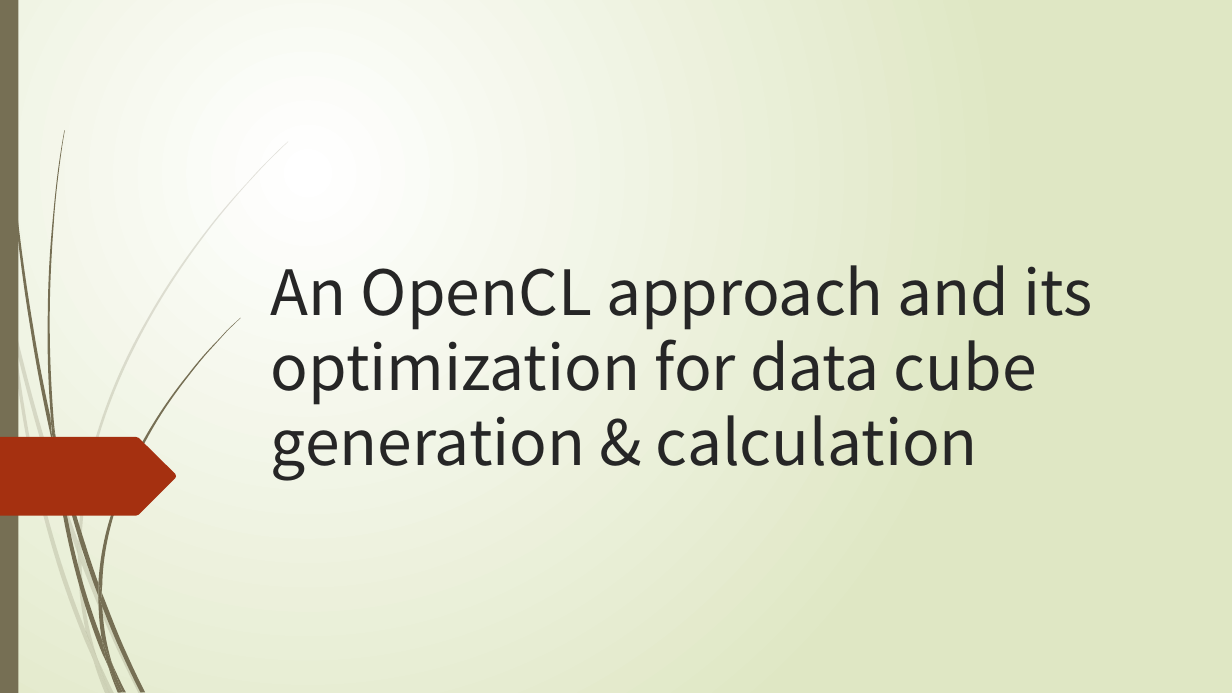
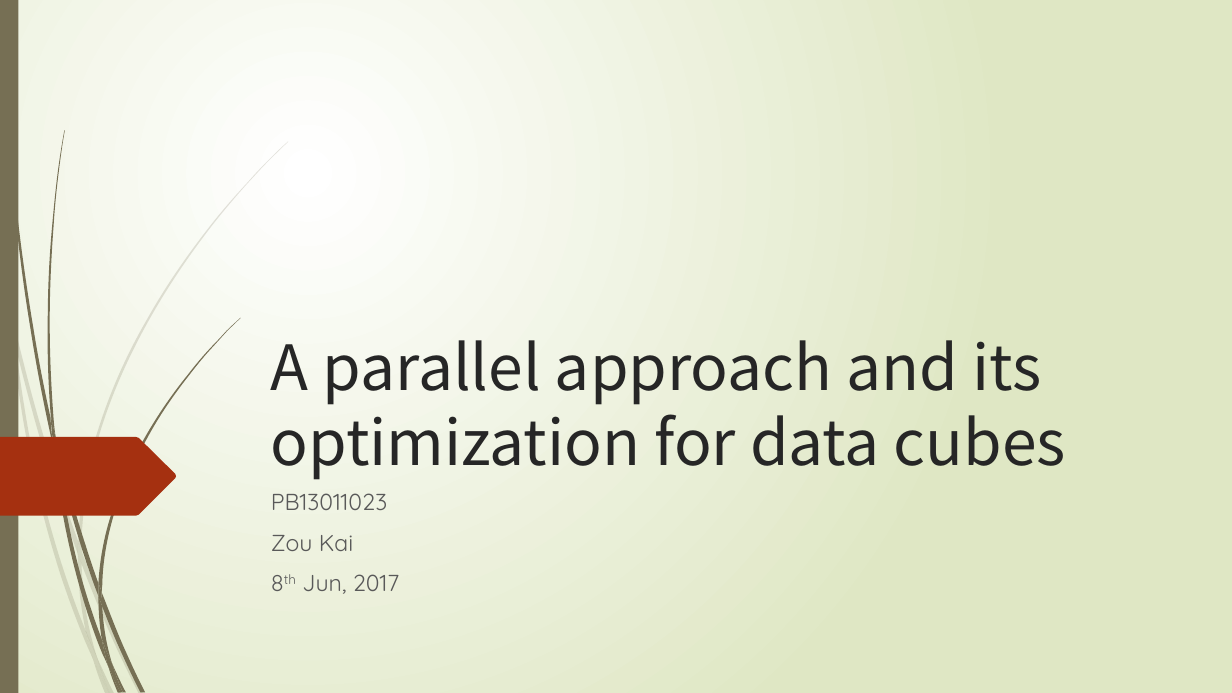
Before and after one commit to thoh-testarossa/Mirage-docs, a slide deck: slide 1 of thoh/gradurate_thesis/答辩.pptx. Drawn at 1232x693 pixels with LibreOffice and Linux fonts; fonts in the diff are those of the drawing. Boxes give left, top, right and bottom in pixels: in the first picture for what was removed or moved away, otherwise in the second. Text is boxed around its words. In the diff, an @@ line names an element or a change of style, - is before the commit and + after.

```diff
--- a/thoh/gradurate_thesis/答辩.pptx
+++ b/thoh/gradurate_thesis/答辩.pptx
@@ title at <box>271,340,1066,480</box>: text changed @@
-An OpenCL approach and its optimization for data cube generation & calculation
+A parallel approach and its optimization for data cubes
@@ subtitle added at <box>271,493,399,594</box>, 18 pt, text #595959 @@
+PB13011023
+Zou Kai
+8th Jun, 2017
```
Also in this commit, not shown: 5 other slides changed, 13 slides added, 3 slides removed, 16 other files.
